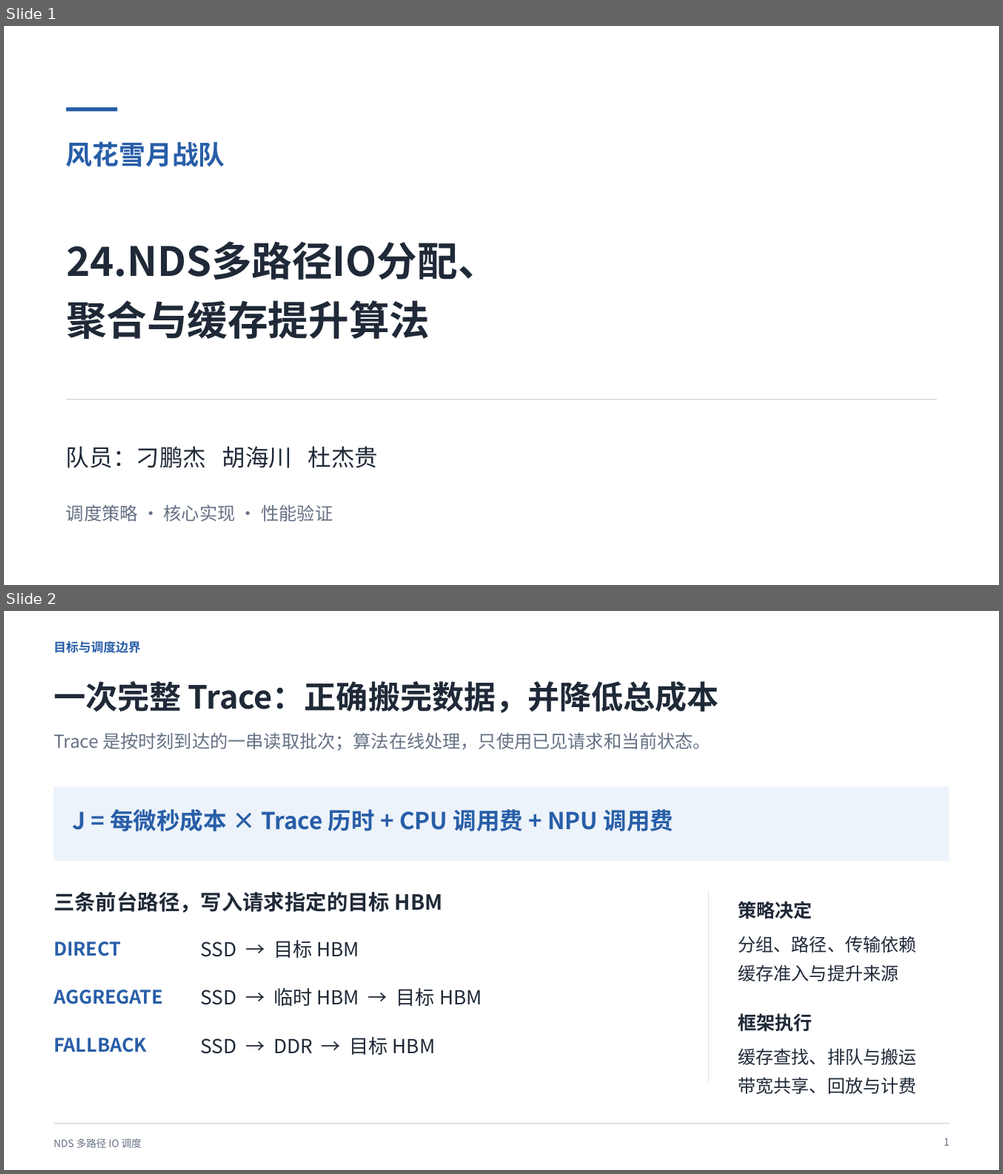
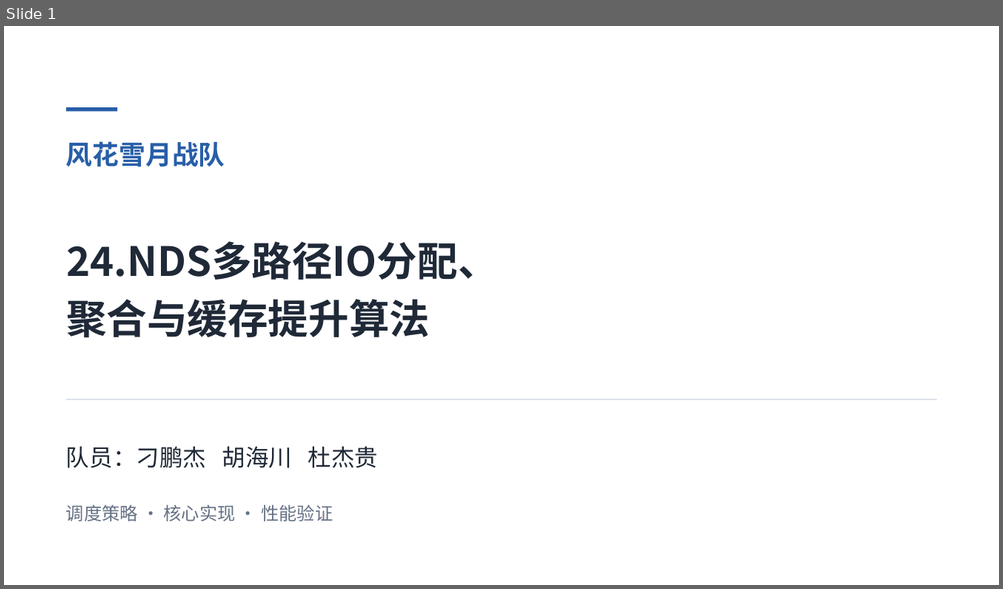
Before and after one commit to dpj135/hackathon, a slide deck: submissions/kaisennhu/07_答辩PPT/答辩介绍.pptx. Shown one above the other, each under a label of ours: slides 1 and 2 before the commit, slide 1 after it. The pictures are 1003x1174 and 1003x589 pixels, drawn with LibreOffice and Linux fonts; fonts in the diff are those of the drawing. Boxes give left, top, right and bottom in pixels: in the first picture for what was removed or moved away, otherwise in the second. Text is boxed around its words. In the diff, an @@ line names an element or a change of style, - is before the commit and + after.

Commit message:
docs: 精简答辩为八页并补全请求整理流程

```diff
--- a/submissions/kaisennhu/07_答辩PPT/答辩介绍.pptx
+++ b/submissions/kaisennhu/07_答辩PPT/答辩介绍.pptx
@@ slide 2 removed at [4,611,999,1170], background #FFFFFF @@
@@ text removed at [54,641,140,653] @@
-目标与调度边界
@@ text removed at [54,681,719,713] @@
-一次完整 Trace：正确搬完数据，并降低总成本
@@ text removed at [54,732,711,751] @@
-Trace 是按时刻到达的一串读取批次；算法在线处理，只使用已见请求和当前状态。
@@ rectangle removed at [54,786,949,861] @@
@@ text removed at [72,809,674,832] @@
-J = 每微秒成本 × Trace 历时 + CPU 调用费 + NPU 调用费
@@ text removed at [54,891,443,913] @@
-三条前台路径，写入请求指定的目标 HBM
@@ line removed from (708, 891) to (708, 1082) @@
@@ text removed at [737,901,812,920] @@
-策略决定
@@ text removed at [54,942,121,957] @@
-DIRECT
@@ text removed at [201,940,359,958] @@
-SSD → 目标 HBM
@@ text removed at [737,936,916,982] @@
-分组、路径、传输依赖
-缓存准入与提升来源
@@ text removed at [54,990,163,1005] @@
-AGGREGATE
@@ text removed at [201,988,482,1006] @@
-SSD → 临时 HBM → 目标 HBM
@@ text removed at [737,1014,812,1032] @@
-框架执行
@@ text removed at [54,1038,147,1053] @@
-FALLBACK
@@ text removed at [201,1037,435,1055] @@
-SSD → DDR → 目标 HBM
@@ text removed at [737,1048,916,1094] @@
-缓存查找、排队与搬运
-带宽共享、回放与计费
@@ text removed at [54,1139,142,1148] @@
-NDS 多路径 IO 调度
@@ line removed from (54, 1125) to (949, 1125) @@
@@ text removed at [943,1139,949,1146] @@
-1
@@ slide 1 changed as well @@
@@ text "24.NDS多路径IO分配、" at [66,241,498,338]: less space between paragraphs @@
```
Also in this commit, not shown: 5 other slides changed, 2 slides added, 4 other slides removed, 5 other files.
